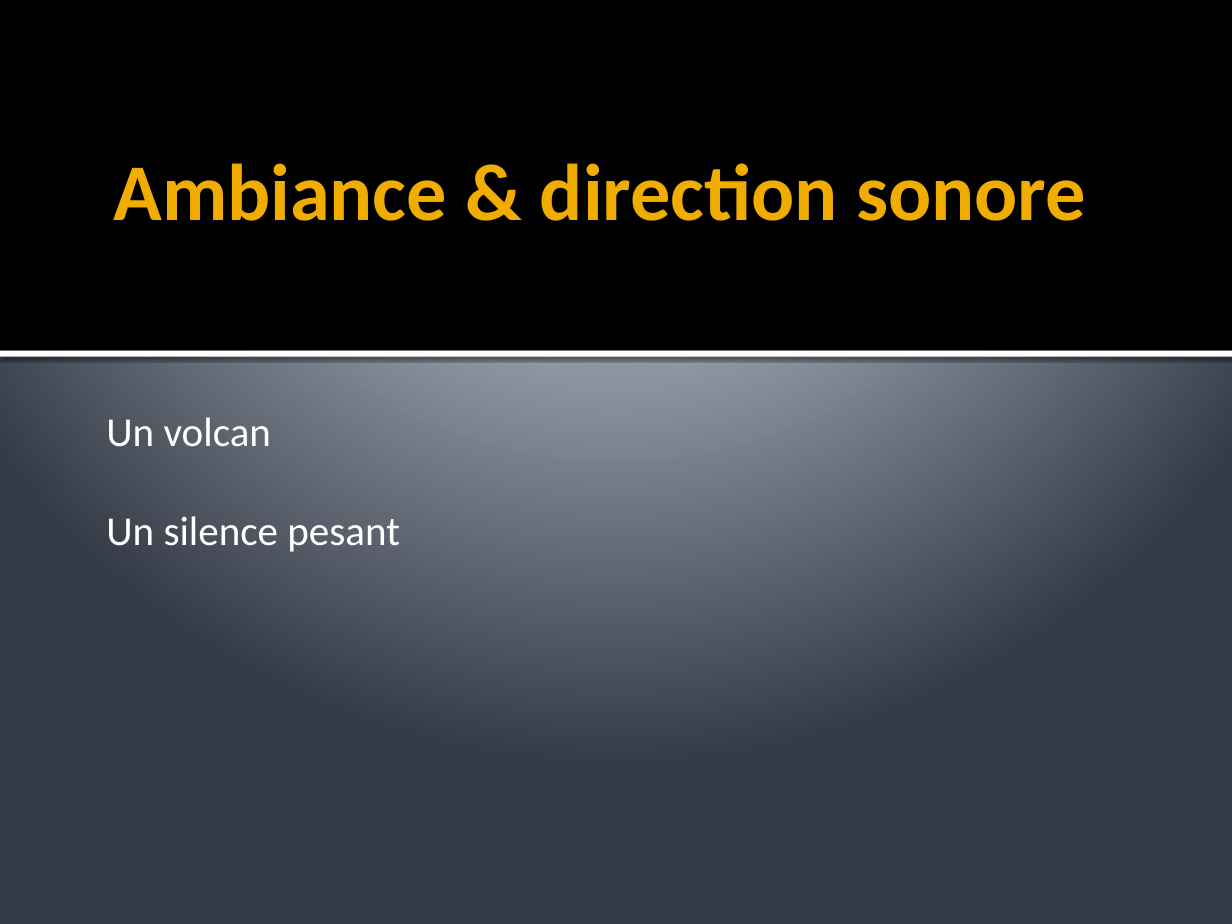
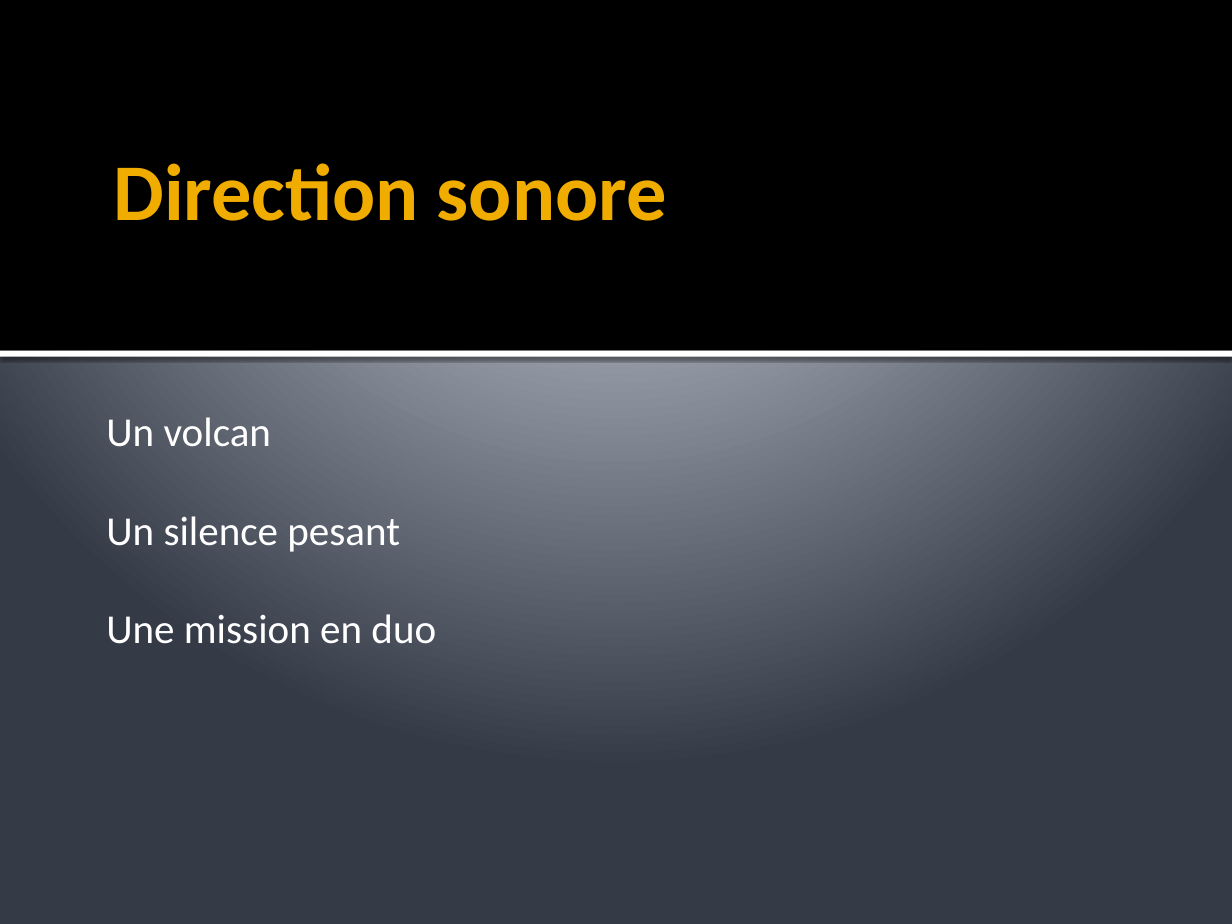
Before and after one commit to Nyarlygames/Gow_Map, a slide deck: slide 3 of presentation.pptx (slide 2 before the commit). Drawn at 1232x924 pixels with LibreOffice and Linux fonts; fonts in the diff are those of the drawing. Boxes give left, top, right and bottom in pixels: in the first picture for what was removed or moved away, otherwise in the second. Text is boxed around its words. In the diff, an @@ line names an element or a change of style, - is before the commit and + after.

```diff
--- a/presentation.pptx
+++ b/presentation.pptx
@@ title at <box>113,163,667,221</box>: text changed @@
-Ambiance & direction sonore
+Direction sonore
@@ text at <box>106,614,436,644</box>: paragraph added @@
+Une mission en duo
```
Also in this commit, not shown: 2 slides added, 3 other files.
